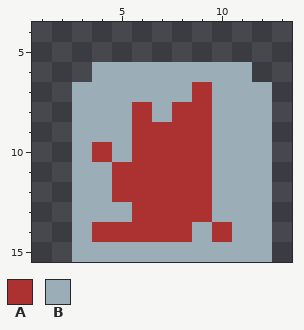
Two states of a pixel-art file, src/characters/enemies/tofu-kozo/tofu.aseprite. The picture above was drawn from the file before the commit.
16x16 pixels, 1 frame. Shown: x 1..13, y 4..15.
Palette (. is transparent): A #ac3232  B #9badb7
Pixels before, first column x 3:
 6 .BBBBBBBB.
 7 BBBBBBABBB
 8 BBBABAABBB
 9 BBBAAAABBB
10 BABAAAABBB
11 BBAAAAABBB
12 BBAAAAABBB
13 BBBAAAABBB
14 BAAAAABABB
15 BBBBBBBBBB
After:
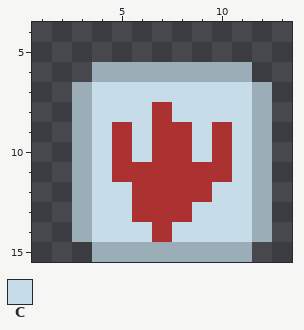
Colours new in this view: C #c6dce8
Author's note on the commit: feat: styling and animating tofu kozu
The edit:
{"y":7,"x":4,"old":"BBBBBABB","new":"CCCCCCCC"}
{"y":8,"x":4,"old":"BBABAABB","new":"CCCACCCC"}
{"y":9,"x":4,"old":"BBA","new":"CAC"}
{"y":9,"x":9,"old":"ABB","new":"CAC"}
{"y":10,"x":4,"old":"ABA","new":"CAC"}
{"y":10,"x":9,"old":"ABB","new":"CAC"}
{"y":11,"x":4,"old":"B","new":"C"}
{"y":11,"x":10,"old":"BB","new":"AC"}
{"y":12,"x":4,"old":"BA","new":"CC"}
{"y":12,"x":10,"old":"BB","new":"CC"}
{"y":13,"x":4,"old":"BB","new":"CC"}
{"y":13,"x":9,"old":"ABB","new":"CCC"}
{"y":14,"x":4,"old":"AAA","new":"CCC"}
{"y":14,"x":8,"old":"ABAB","new":"CCCC"}
{"y":15,"x":3,"old":"B","new":"."}
{"y":15,"x":12,"old":"B","new":"."}
{"label":"changed","picture_box":[72,82,272,262]}
